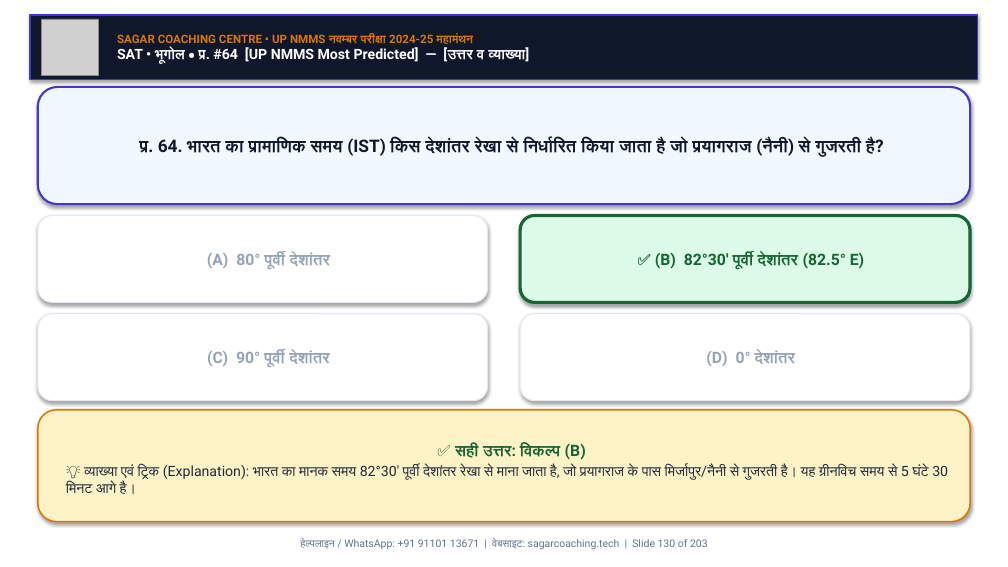
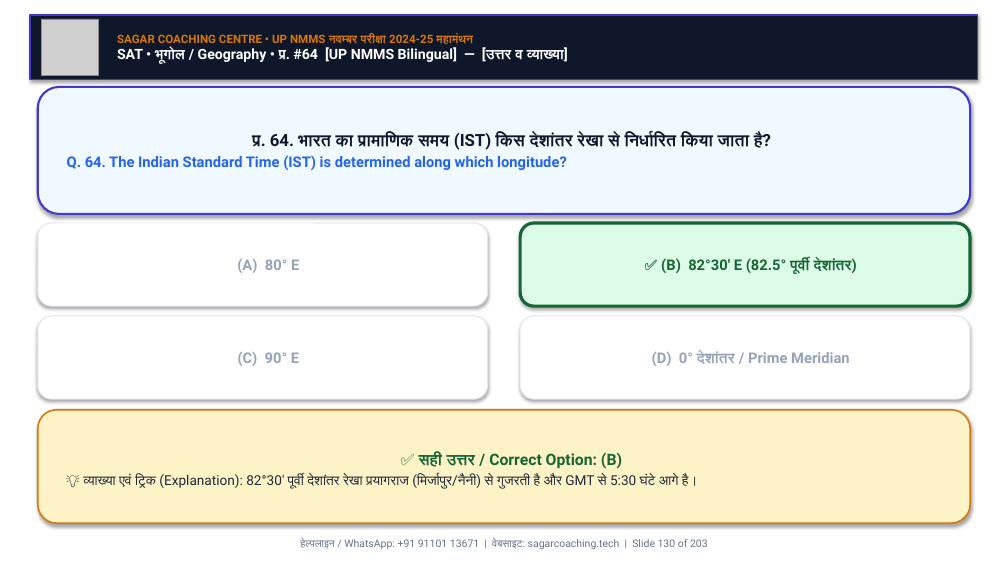
Before and after one commit to Sudhirkr85/nnms, a slide deck: slide 130 of UP_NMMS_MahaManthan_Nov_Exam_SagarSir/UP_NMMS_SAT_MahaManthan_100Q_Nov_Exam.pptx. Drawn at 1008x567 pixels with LibreOffice and Linux fonts; fonts in the diff are those of the drawing; grey boxes stand for pictures. Boxes give left, top, right and bottom in pixels: in the first picture for what was removed or moved away, otherwise in the second. Text is boxed around its words. In the diff, an @@ line names an element or a change of style, - is before the commit and + after.

Commit message:
feat: convert UP NMMS MAT & SAT MahaManthan PPTs and PDFs to bilingual (Hindi + English) format

```diff
--- a/UP_NMMS_MahaManthan_Nov_Exam_SagarSir/UP_NMMS_SAT_MahaManthan_100Q_Nov_Exam.pptx
+++ b/UP_NMMS_MahaManthan_Nov_Exam_SagarSir/UP_NMMS_SAT_MahaManthan_100Q_Nov_Exam.pptx
@@ text at <box>117,47,568,64</box>: text changed @@
-SAT • भूगोल • प्र. #64 [UP NMMS Most Predicted] — [उत्तर व व्याख्या]
+SAT • भूगोल / Geography • प्र. #64 [UP NMMS Bilingual] — [उत्तर व व्याख्या]
@@ rounded rectangle "प्र. 64. भारत का प्रामाणिक ...": place and size @@
-rounded rectangle "प्र. 64. भारत का प्रामाणिक ..." at <box>38,87,970,204</box>
+rounded rectangle "प्र. 64. भारत का प्रामाणिक ..." at <box>38,87,970,214</box>
@@ text in rounded rectangle at <box>67,133,771,170</box>: text changed; size 16.5 to 16 pt @@
-प्र. 64. भारत का प्रामाणिक समय (IST) किस देशांतर रेखा से निर्धारित किया जाता है जो प्रयागराज (नैनी) से गुजरती है?
+प्र. 64. भारत का प्रामाणिक समय (IST) किस देशांतर रेखा से निर्धारित किया जाता है?
+Q. 64. The Indian Standard Time (IST) is determined along which longitude?
@@ rounded rectangle "(A) 80° E": place and size @@
-rounded rectangle "(A) 80° E" at <box>38,216,488,302</box>
+rounded rectangle "(A) 80° E" at <box>38,223,488,306</box>
@@ rounded rectangle "✅ (B) 82°30' E (82.5° ...": place and size @@
-rounded rectangle "✅ (B) 82°30' E (82.5° ..." at <box>520,216,970,302</box>
+rounded rectangle "✅ (B) 82°30' E (82.5° ..." at <box>520,223,970,306</box>
@@ text in rounded rectangle at <box>237,259,299,273</box>: text changed; size 15 to 14 pt @@
-(A) 80° पूर्वी देशांतर
+(A) 80° E
@@ text in rounded rectangle at <box>661,258,857,275</box>: text changed; size 15 to 14 pt @@
-✅ (B) 82°30' पूर्वी देशांतर (82.5° E)
+✅ (B) 82°30' E (82.5° पूर्वी देशांतर)
@@ text in rounded rectangle at <box>238,352,299,366</box>: text changed; size 15 to 14 pt @@
-(C) 90° पूर्वी देशांतर
+(C) 90° E
@@ text in rounded rectangle at <box>652,351,849,366</box>: text changed; size 15 to 14 pt @@
-(D) 0° देशांतर
+(D) 0° देशांतर / Prime Meridian
@@ text in rounded rectangle at <box>83,452,698,489</box>: text changed; size 13.5 to 13 pt @@
-✅ सही उत्तर: विकल्प (B)
-💡 व्याख्या एवं ट्रिक (Explanation): भारत का मानक समय 82°30' पूर्वी देशांतर रेखा से माना जाता है, जो प्रयागराज के पास मिर्जापुर/नैनी से गुजरती है। यह ग्रीनविच समय से 5 घंटे 30 मिनट आगे है।
+✅ सही उत्तर / Correct Option: (B)
+💡 व्याख्या एवं ट्रिक (Explanation): 82°30' पूर्वी देशांतर रेखा प्रयागराज (मिर्जापुर/नैनी) से गुजरती है और GMT से 5:30 घंटे आगे है।
```
Also in this commit, not shown: 200 other slides changed, 9 other files.
